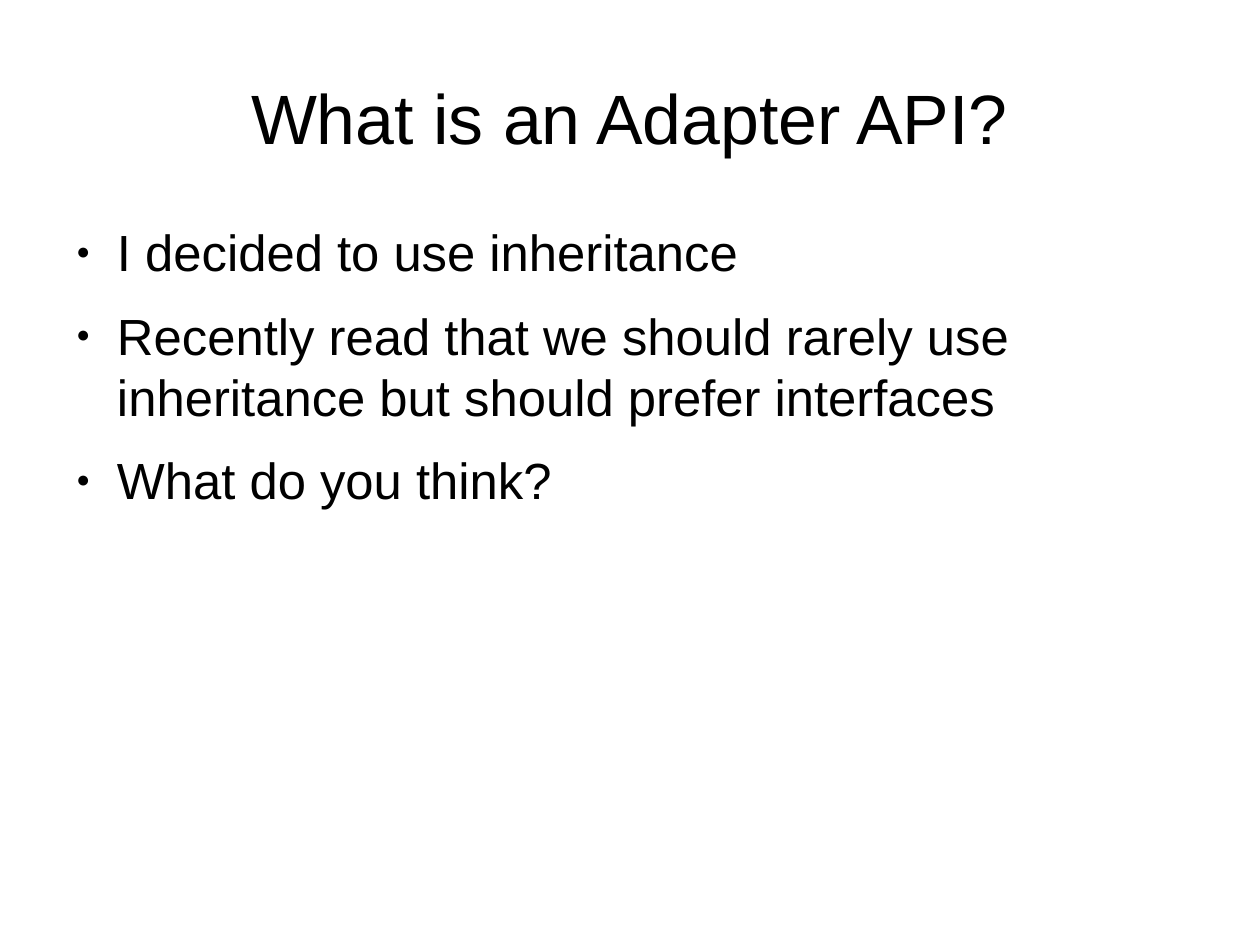
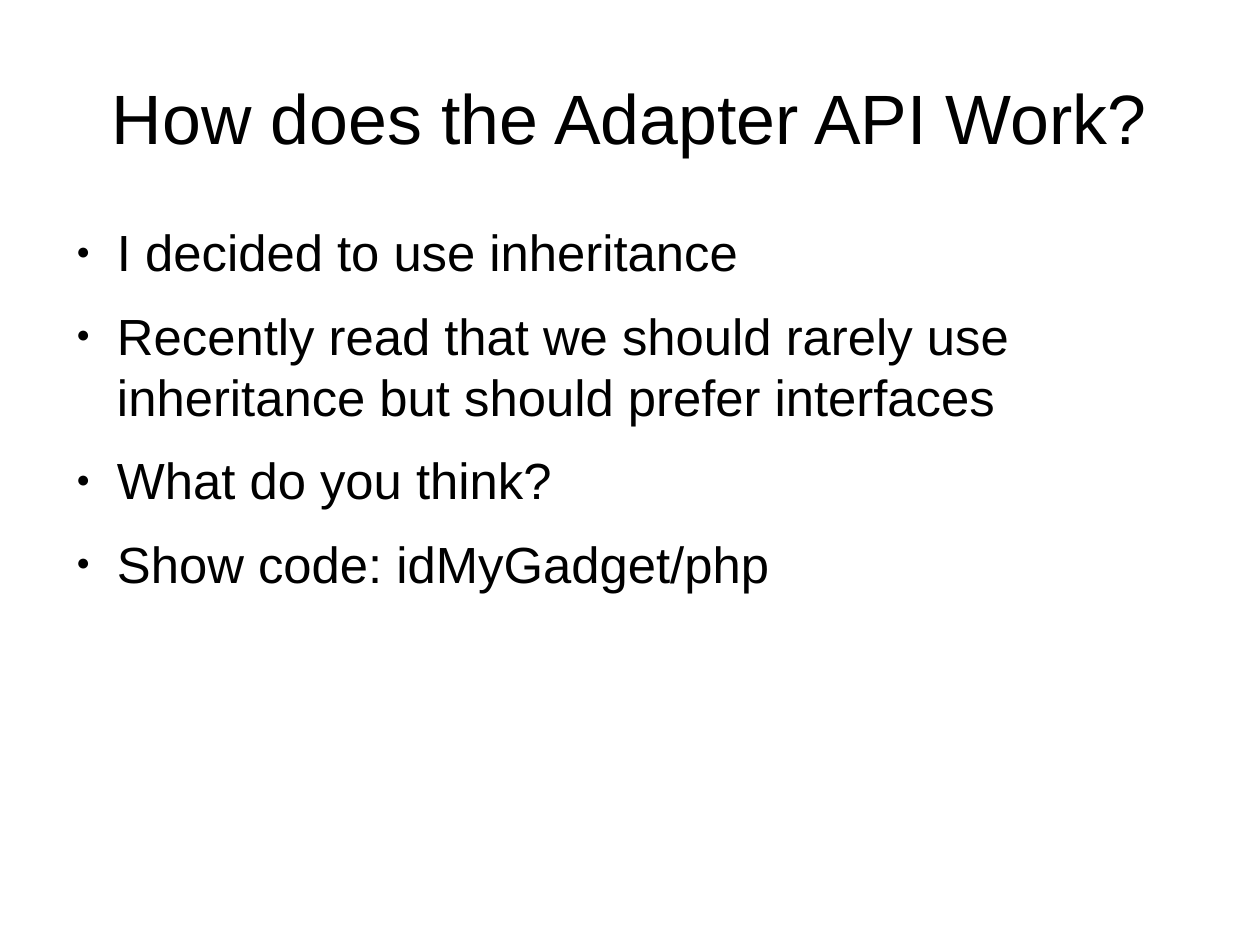
Before and after one commit to tomwhartung/jmws_accoutrements, a slide deck: slide 5 of presentations/2015_08-FRPUG/Device_Detection_PHP.odp (slide 3 before the commit). Drawn at 1260x945 pixels with LibreOffice and Linux fonts; fonts in the diff are those of the drawing. Boxes give left, top, right and bottom in pixels: in the first picture for what was removed or moved away, otherwise in the second. Text is boxed around its words. In the diff, an @@ line names an element or a change of style, - is before the commit and + after.

Commit message:
Updating the presentation.

```diff
--- a/presentations/2015_08-FRPUG/Device_Detection_PHP.odp
+++ b/presentations/2015_08-FRPUG/Device_Detection_PHP.odp
@@ title at (112, 93, 1146, 157): text changed @@
-What is an Adapter API?
+How does the Adapter API Work?
@@ text at (117, 546, 769, 593): paragraph added @@
+● Show code: idMyGadget/php
```
Also in this commit, not shown: 2 other slides changed, 1 slide added.
